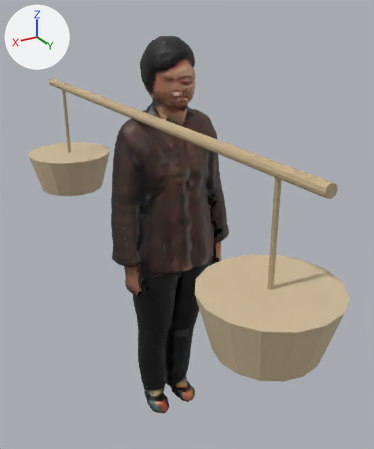
The glTF model public/models/ma/nhanvat/tp-010.glb: old version first, new version second.
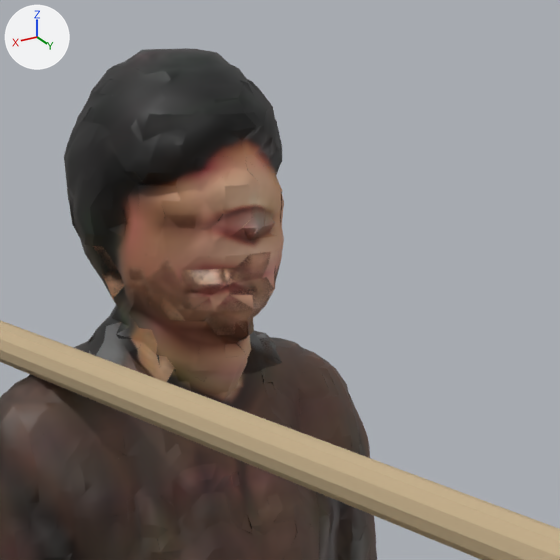
Each version is shown whole from a camera (50 mm lens) standing at (0.923, 1.655, 1.72) and looking at (-0.072, -0.004, 0.89), then close up on the part from 33% to 71% of the width and 5% to 37% of the height. Every picture has the same lights, and +X, +Y and +Z are marked at upper left. The older version's two pictures come first. Vertices at exactly the same position are counted once.

The older version as bpy lines, for what is in view:
```python
me_body = bpy.data.meshes.new('Body')
me_body.from_pydata(...)  # 11179 vertices, 15618 faces; spans x -0.26..0.26, y -0.16..0.15, z 0.0..1.61
# faces by material slot: [14602, 216, 800]
me_body.materials.append(mat_body)  # picture img_texture
me_body.materials.append(mat_face)  # picture img_face
me_body.materials.append(mat_lining)  # dark grey #353836
me_cylinder = bpy.data.meshes.new('Cylinder')
me_cylinder.from_pydata(...)  # 120 vertices, 220 faces; spans x -0.07..0.33, y -1.01..0.95, z 0.85..1.37
# faces by material slot: [44, 120, 56]
me_cylinder.materials.append(mat_bamboo)  # beige #c4ad89
me_cylinder.materials.append(mat_wovenbasket)  # beige #cebc99
me_cylinder.materials.append(mat_rope)  # beige #b3a281
ob_body = bpy.data.objects.new('Body', me_body)
ob_body.location = (0.0, 0.0, 0.0)
ob_ganh = bpy.data.objects.new('Ganh', me_cylinder)
ob_ganh.location = (0.0, 0.0, 0.0)
```
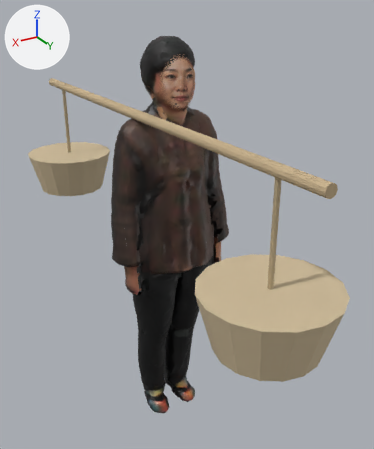
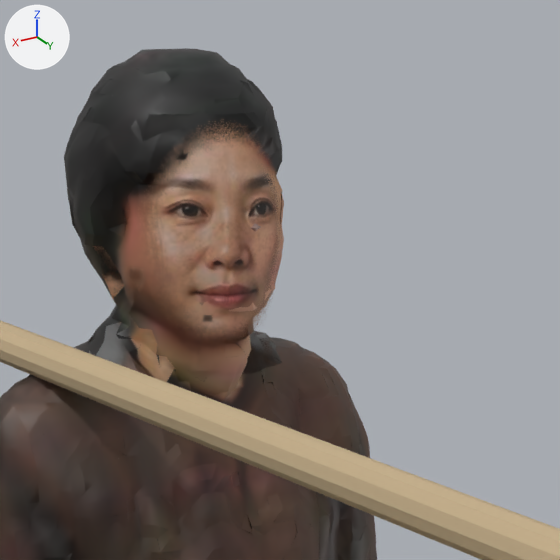
Scene script edits in JSON lines:
```json
{"op": "add", "block": "img_mat_2d", "code": ["img_mat_2d = load_image('mat-2d', '_unpacked/mat-2d', 512, 512, 'sRGB')"]}
{"op": "add", "block": "mat_face2d", "code": ["mat_face2d = bpy.data.materials.new('Face2D')", "# uses the picture img_mat_2d"]}
{"block": "me_body", "where": "# used by ob_body; location = (0.0, 0.0, 0.0)"}
{"op": "remove", "block": "me_body", "code": "me_body.from_pydata(...)  # 11179 vertices, 15618 faces; spans x -0.26..0.26, y -0.16..0.15, z 0.0..1.61"}
{"op": "add", "block": "me_body", "code": "me_body.from_pydata(...)  # 12106 vertices, 17310 faces; spans x -0.26..0.26, y -0.16..0.15, z 0.0..1.61"}
{"block": "me_body", "change": "me_body part 1: 8 vertices moved within x -0.06..0.05, y 0.06..0.09, z 1.4..1.44; 12 vertices removed from x -0.07..0.06, y 0.03..0.08, z 1.39..1.44; 939 vertices added at x -0.06..0.07, y 0.01..0.09, z 1.37..1.58"}
{"op": "add", "block": "me_body", "code": "me_body.materials.append(mat_face2d)"}
```

Where the change shows, as pixel boxes [x1, y1, x2, y2] in the close-ups (560 x 560 px):
```json
{"part": 1, "of": "me_body", "change": "built on", "before": [131, 251, 281, 335], "after": [145, 121, 282, 349]}
```
